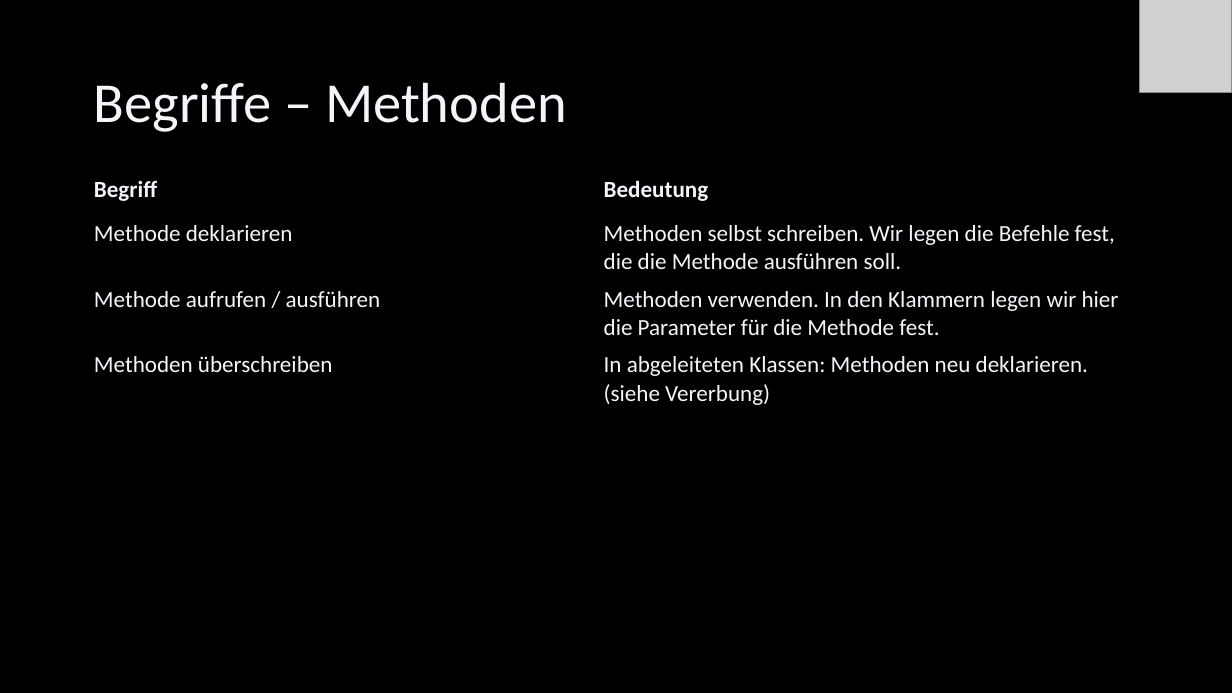
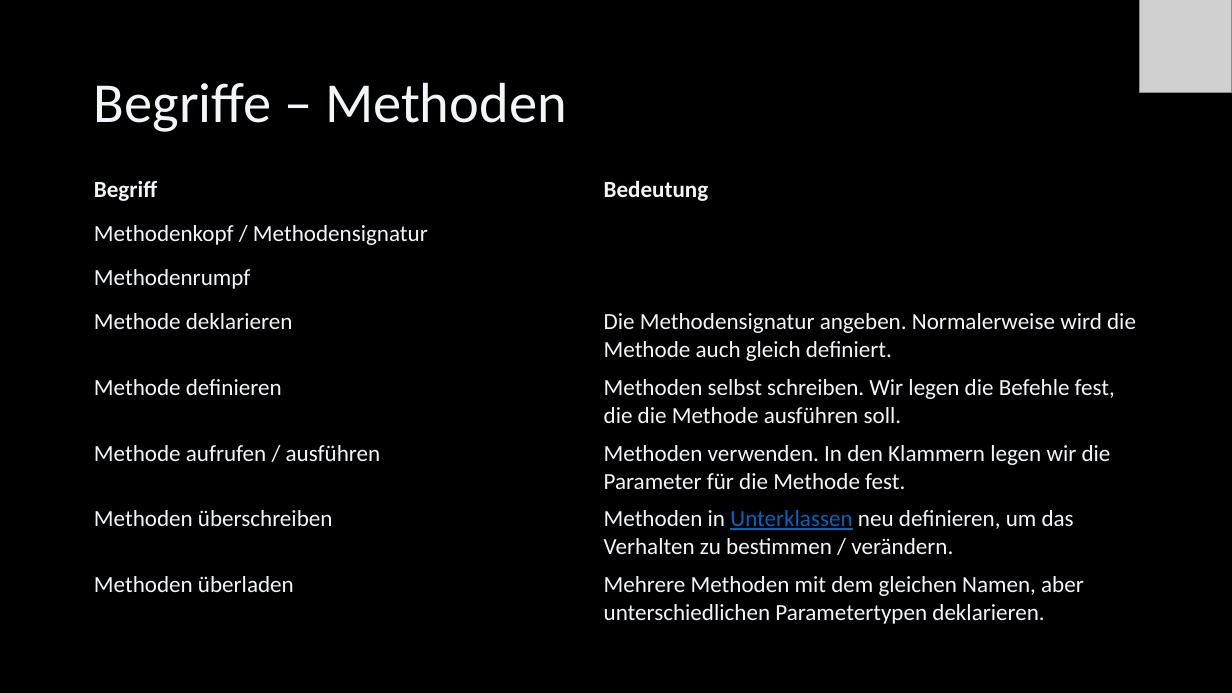
Before and after one commit to Cactusroot/Java, a slide deck: slide 27 of src/Java.pptx (slide 26 before the commit). Drawn at 1232x693 pixels with LibreOffice and Linux fonts; fonts in the diff are those of the drawing; grey boxes stand for pictures. Boxes give left, top, right and bottom in pixels: in the first picture for what was removed or moved away, otherwise in the second. Text is boxed around its words. In the diff, an @@ line names an element or a change of style, - is before the commit and + after.

```diff
--- a/src/Java.pptx
+++ b/src/Java.pptx
@@ table at [85,171,1148,628] @@
-row 2: Methode deklarieren | Methoden selbst schreiben. Wir legen die Befehle fest, die die Methode ausführen soll.
-row 3: Methode aufrufen / ausführen | Methoden verwenden. In den Klammern legen wir hier die Parameter für die Methode fest.
-row 4: Methoden überschreiben | In abgeleiteten Klassen: Methoden neu deklarieren. (siehe Vererbung)
+row 2: Methodenkopf / Methodensignatur | 
+row 3: Methodenrumpf | 
+row 4: Methode deklarieren | Die Methodensignatur angeben. Normalerweise wird die Methode auch gleich definiert.
+row 5: Methode definieren | Methoden selbst schreiben. Wir legen die Befehle fest, die die Methode ausführen soll.
+row 6: Methode aufrufen / ausführen | Methoden verwenden. In den Klammern legen wir die Parameter für die Methode fest.
+row 7: Methoden überschreiben | Methoden in Unterklassen neu definieren, um das Verhalten zu bestimmen / verändern.
+row 8: Methoden überladen | Mehrere Methoden mit dem gleichen Namen, aber unterschiedlichen Parametertypen deklarieren.
```
Also in this commit, not shown: 19 other slides changed, 7 slides added, 2 other files.
